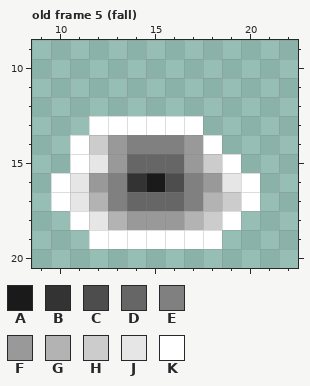
Two versions of one pixel-art file, Runtime/Visuals/Characters/ParametricMan.ase. The picture above was drawn from the file before the commit.
32x32 pixels, 14 frames. Shown: old frame 5 (fall): x 9..22, y 9..20. The commit also changed other frames, which this record leaves out.
Palette (. is transparent): A #1a1a1a  B #333333  C #4d4d4d  D #666666  E #808080  F #999999  G #b3b3b3  H #cccccc  J #e6e6e6  K #ffffff
Pixels before, old frame 5 (fall), first column x 10:
13 ..KKKKKK...
14 .KHFEEEFK..
15 .KJFDDDFHK.
16 KJFEBACEFJK
17 KJGEDDDEGHK
18 .KJGFFFGHK.
19 ..KKKKKKK..
Once edited:
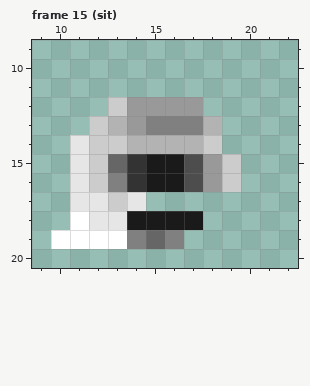
A new or re-ordered frame is compared with the old frame closest to it.
Edits made:
frames 14 -> 19
layer "Hair" now shown
layer "Torso" now hidden
layer "Abdomen" now shown
layer "Legs" now shown
layer "Head" now shown
layer "RightFoot" now shown
layer "LeftFoot" now shown
layer "RightHand" now shown
layer "LeftHand" now shown
Changed rows in their new state; - is an unchanged pixel.
Frame 15 (sit) is new; against old frame 5 (fall):
first column x 10:
12 ---HFFFF---
13 --HGFEEEG--
14 -J-HGGGGH--
15 -JHDBAACFH-
16 .-H---AC-H.
17 .-JHJ......
18 ---JAAAA..-
19 KK--EDE..--
